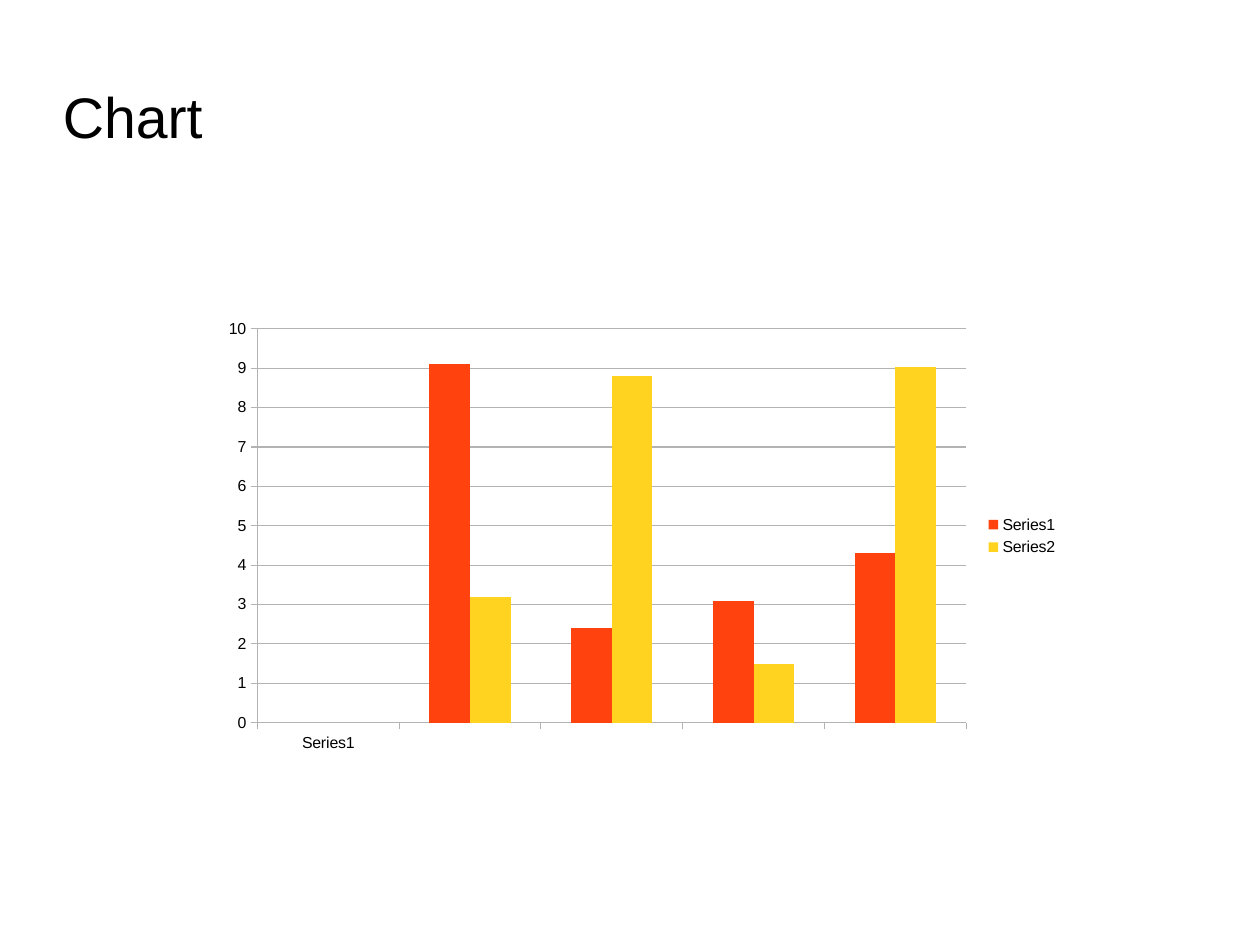
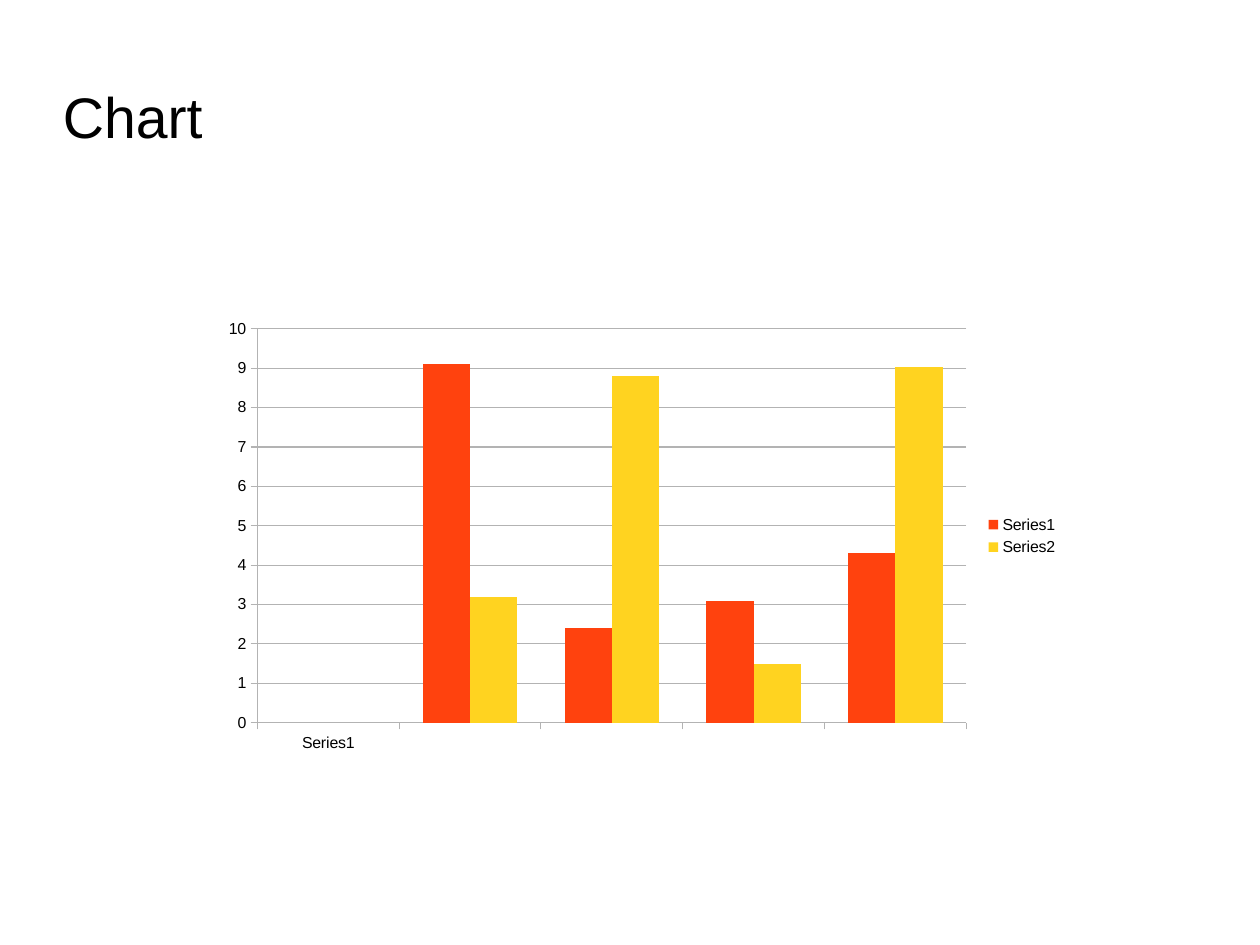
Before and after one commit to gtsteffaniak/go-office, a slide deck: slide 2 of sample-files/sample.odp. Drawn at 1260x945 pixels with LibreOffice and Linux fonts; fonts in the diff are those of the drawing; background and template pictures are left out. Boxes give left, top, right and bottom in pixels: in the first picture for what was removed or moved away, otherwise in the second. Text is boxed around its words. In the diff, an @@ line names an element or a change of style, - is before the commit and + after.

```diff
--- a/sample-files/sample.odp
+++ b/sample-files/sample.odp
@@ column chart at box(212, 311, 1070, 761) @@
@@ bar spacing changed @@
```
Also in this commit, not shown: 28 other files.
